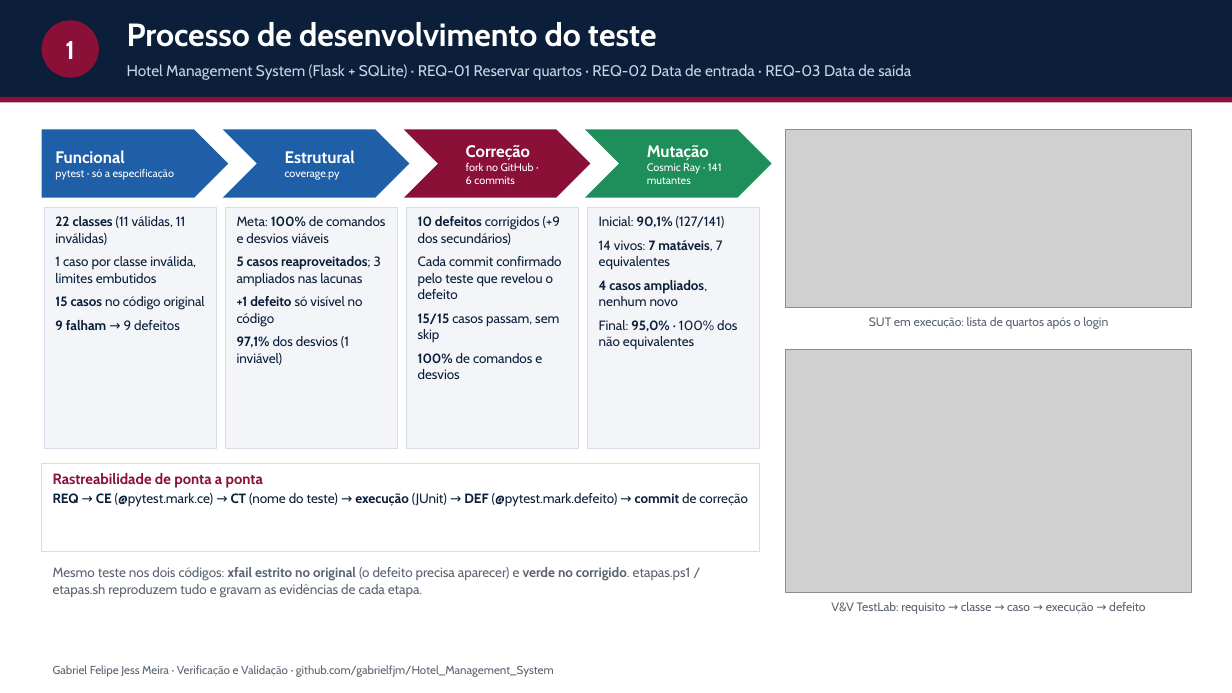
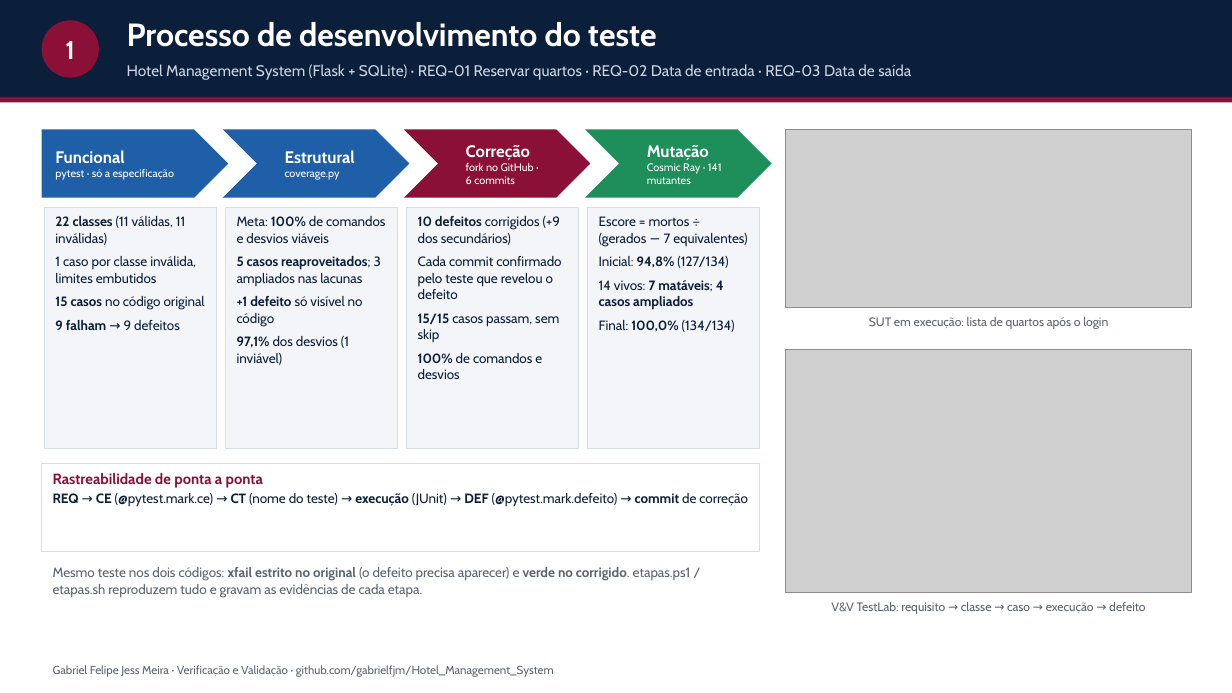
Before and after one commit to gabrielfjm/Hotel_Management_System, a slide deck: slide 1 of docs/apresentacao-2-slides.pptx. Drawn at 1232x693 pixels with LibreOffice and Linux fonts; fonts in the diff are those of the drawing; grey boxes stand for pictures. Boxes give left, top, right and bottom in pixels: in the first picture for what was removed or moved away, otherwise in the second. Text is boxed around its words. In the diff, an @@ line names an element or a change of style, - is before the commit and + after.

Commit message:
Escore de mutação pela fórmula da disciplina: mortos ÷ (gerados − equivalentes)
Relatório, slides e README das evidências passam a usar 127 ÷ 134 = 94,8% na
rodada inicial e 134 ÷ 134 = 100,0% na final, com o escore bruto (90,1% e
95,0%) entre parênteses.

```diff
--- a/docs/apresentacao-2-slides.pptx
+++ b/docs/apresentacao-2-slides.pptx
@@ text in rectangle at [599,216,747,332]: text changed @@
-Inicial: 90,1% (127/141)
-14 vivos: 7 matáveis, 7 equivalentes
-4 casos ampliados, nenhum novo
-Final: 95,0% · 100% dos não equivalentes
+Escore = mortos ÷ (gerados − 7 equivalentes)
+Inicial: 94,8% (127/134)
+14 vivos: 7 matáveis; 4 casos ampliados
+Final: 100,0% (134/134)
```
Also in this commit, not shown: 1 other slide changed, 8 other files.
